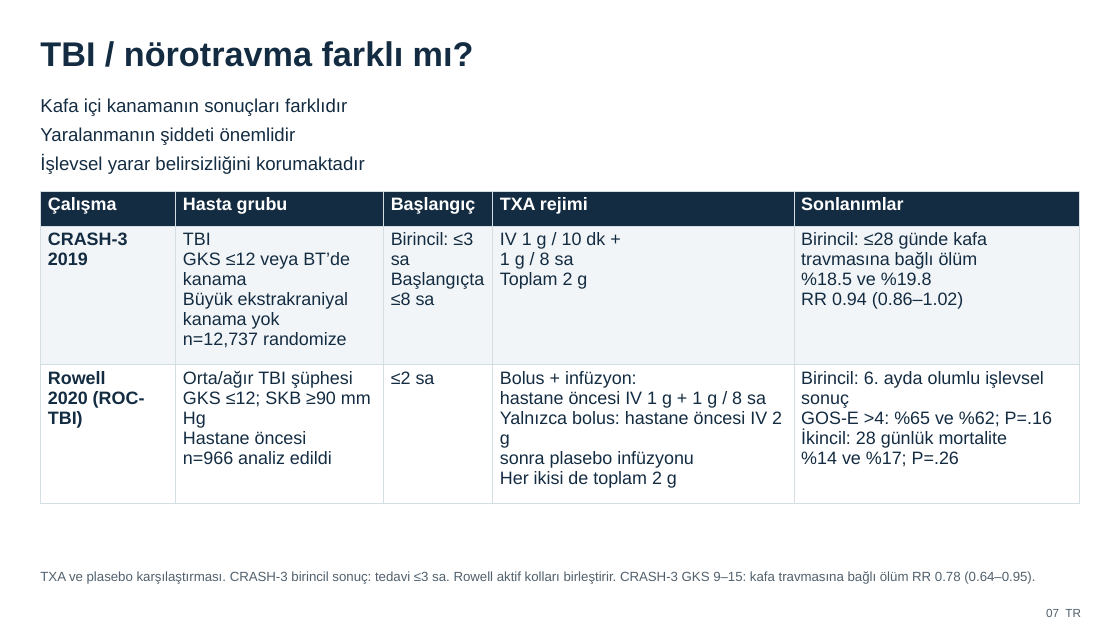
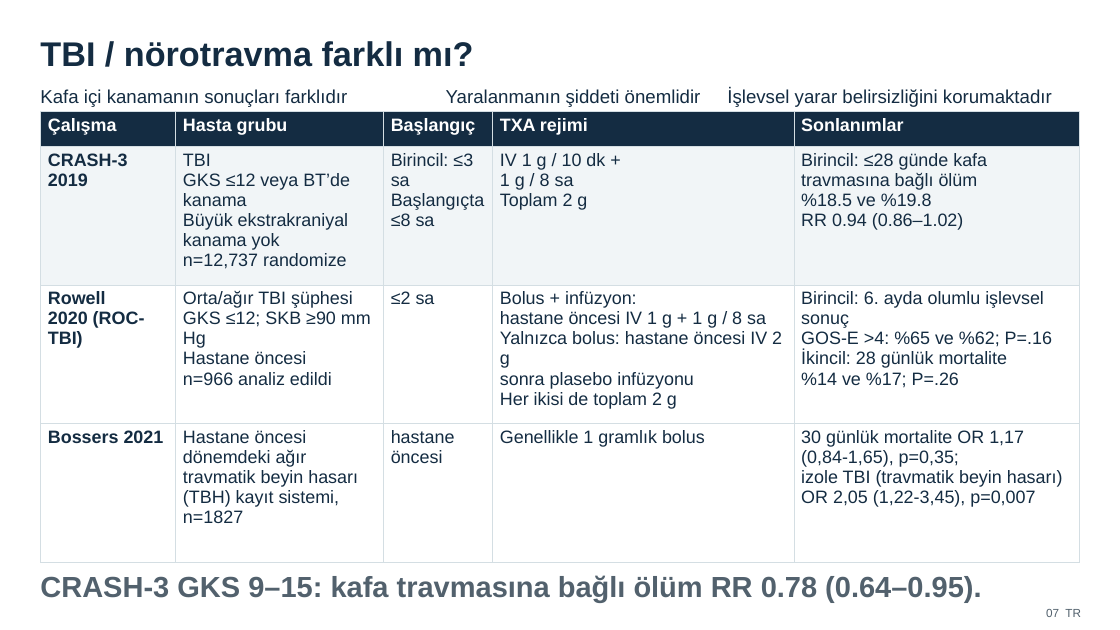
Before and after one commit to cryanking/cryanking.github.io, a slide deck: slide 15 of lectures/tark/TXA_Trauma_English_Turkish.pptx. Drawn at 1120x630 pixels with LibreOffice and Linux fonts; fonts in the diff are those of the drawing. Boxes give left, top, right and bottom in pixels: in the first picture for what was removed or moved away, otherwise in the second. Text is boxed around its words. In the diff, an @@ line names an element or a change of style, - is before the commit and + after.

```diff
--- a/lectures/tark/TXA_Trauma_English_Turkish.pptx
+++ b/lectures/tark/TXA_Trauma_English_Turkish.pptx
@@ text "Kafa içi kanamanın sonuçları farklıdır": place and size @@
-text "Kafa içi kanamanın sonuçları farklıdır" at (40, 98, 347, 116)
+text "Kafa içi kanamanın sonuçları farklıdır" at (40, 89, 347, 107)
@@ text "Yaralanmanın şiddeti önemlidir": place and size @@
-text "Yaralanmanın şiddeti önemlidir" at (40, 127, 296, 145)
+text "Yaralanmanın şiddeti önemlidir" at (446, 89, 701, 107)
@@ text "İşlevsel yarar belirsizliğini korumaktadır": place and size @@
-text "İşlevsel yarar belirsizliğini korumaktadır" at (40, 156, 365, 174)
+text "İşlevsel yarar belirsizliğini korumaktadır" at (727, 89, 1052, 107)
@@ table at (40, 112, 1080, 562) @@
+row 4: Bossers 2021 | Hastane öncesi dönemdeki ağır travmatik beyin hasarı (TBH) kayıt sistemi, n=1827 | hastane öncesi | Genellikle 1 gramlık bolus | 30 günlük mortalite OR 1,17 (0,84-1,65), p=0,35; / izole TBI (travmatik beyin hasarı) OR 2,05 (1,22-3,45), p=0,007
@@ table: place and size @@
-table at (40, 191, 1080, 503)
+table at (40, 112, 1080, 562)
@@ text at (40, 575, 981, 602): text changed; size 12.8 to 28 pt; bold on @@
-TXA ve plasebo karşılaştırması. CRASH-3 birincil sonuç: tedavi ≤3 sa. Rowell aktif kolları birleştirir. CRASH-3 GKS 9–15: kafa travmasına bağlı ölüm RR 0.78 (0.64–0.95).
+CRASH-3 GKS 9–15: kafa travmasına bağlı ölüm RR 0.78 (0.64–0.95).
```
Also in this commit, not shown: 14 other slides changed, 1 slide added.
